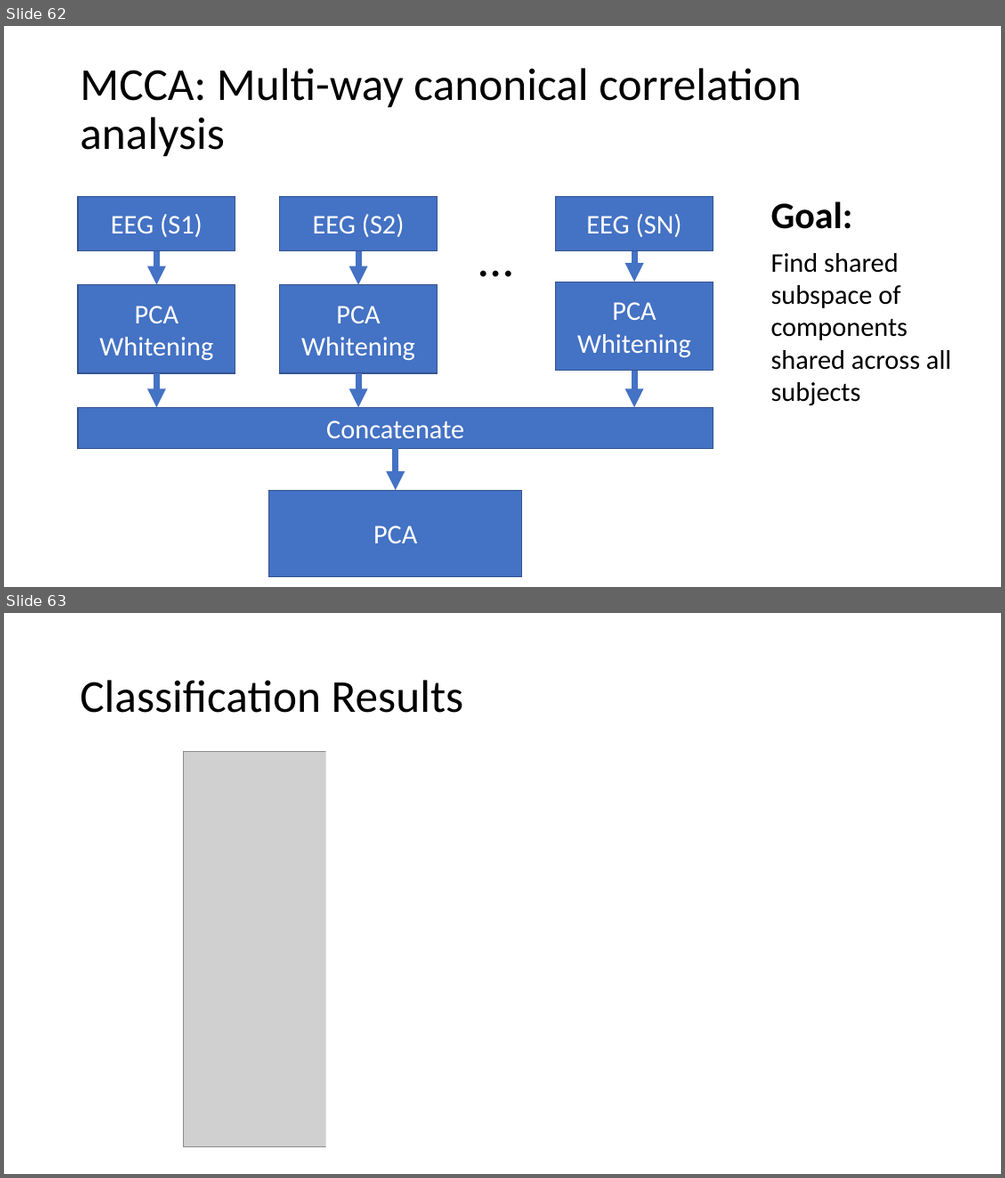
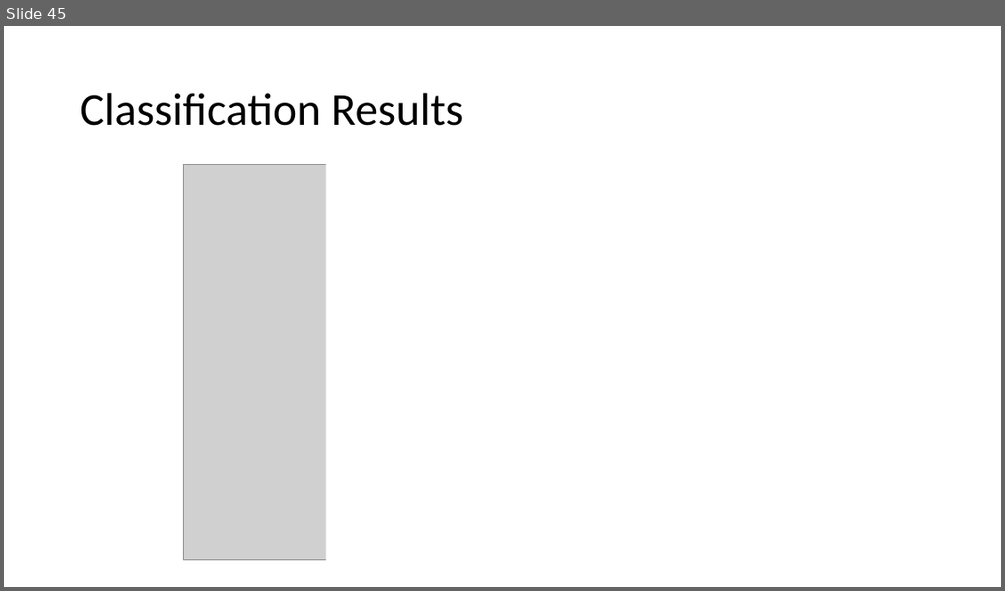
Before and after one commit to haberdashPI/german_track, a slide deck: presentations/ARO_2021/adapting_auditory_attention.pptx. Shown one above the other, each under a label of ours: slides 62 and 63 before the commit, slide 45 after it. The pictures are 1005x1178 and 1005x591 pixels, drawn with LibreOffice and Linux fonts; fonts in the diff are those of the drawing; grey boxes stand for pictures. Boxes give left, top, right and bottom in pixels: in the first picture for what was removed or moved away, otherwise in the second. Text is boxed around its words. In the diff, an @@ line names an element or a change of style, - is before the commit and + after.

```diff
--- a/presentations/ARO_2021/adapting_auditory_attention.pptx
+++ b/presentations/ARO_2021/adapting_auditory_attention.pptx
@@ slide 62 removed at (4,26,1001,587), background #FFFFFF @@
@@ title removed at (80,68,801,157) @@
-MCCA: Multi-way canonical correlation analysis
@@ rectangle removed at (78,197,235,251) @@
-EEG (S1)
@@ rectangle removed at (280,197,437,251) @@
-EEG (S2)
@@ rectangle removed at (556,197,713,251) @@
-EEG (SN)
@@ text removed at (771,201,853,229) @@
-Goal:
@@ text removed at (389,224,605,291) @@
-…
@@ arrow removed from (156, 250) to (156, 285) @@
@@ arrow removed from (358, 250) to (358, 285) @@
@@ arrow removed from (634, 250) to (634, 281) @@
@@ text removed at (771,253,951,406) @@
-Find shared subspace of components shared across all subjects
@@ rectangle removed at (78,285,235,373) @@
-PCA Whitening
@@ rectangle removed at (280,285,437,373) @@
-PCA Whitening
@@ rectangle removed at (556,281,713,370) @@
-PCA Whitening
@@ arrow removed from (634, 370) to (634, 408) @@
@@ arrow removed from (156, 373) to (156, 408) @@
@@ arrow removed from (358, 373) to (358, 408) @@
@@ rectangle removed at (78,408,713,449) @@
-Concatenate
@@ arrow removed from (396, 449) to (396, 490) @@
@@ rectangle removed at (268,490,521,576) @@
-PCA
@@ what was slide 63 is now slide 45 @@
```
Also in this commit, not shown: 17 slides changed, 3 slides added, 20 other slides removed.
